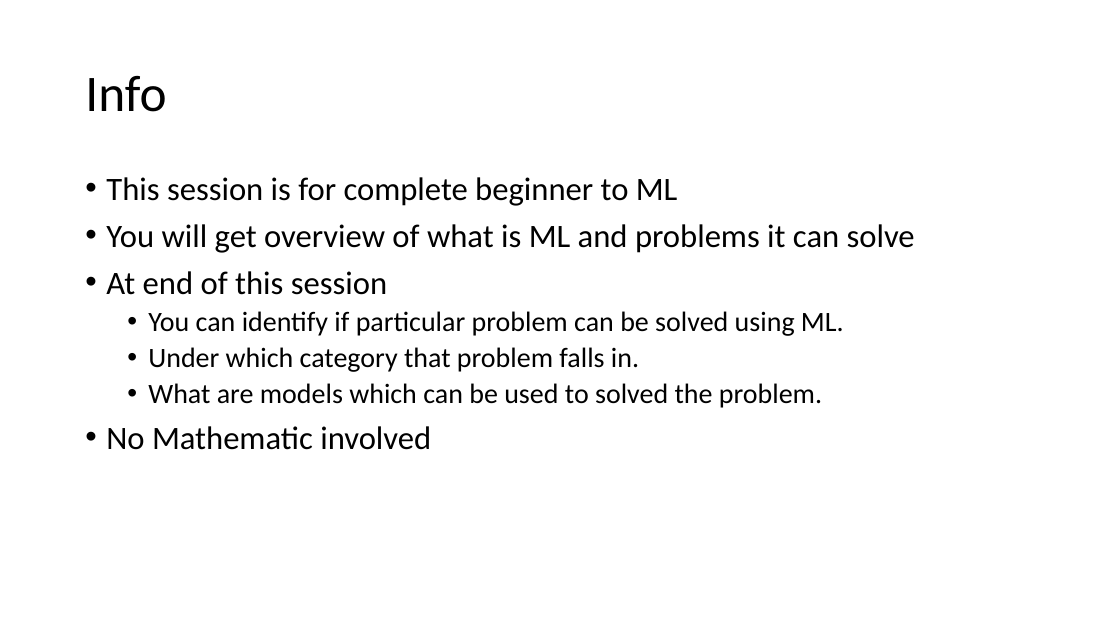
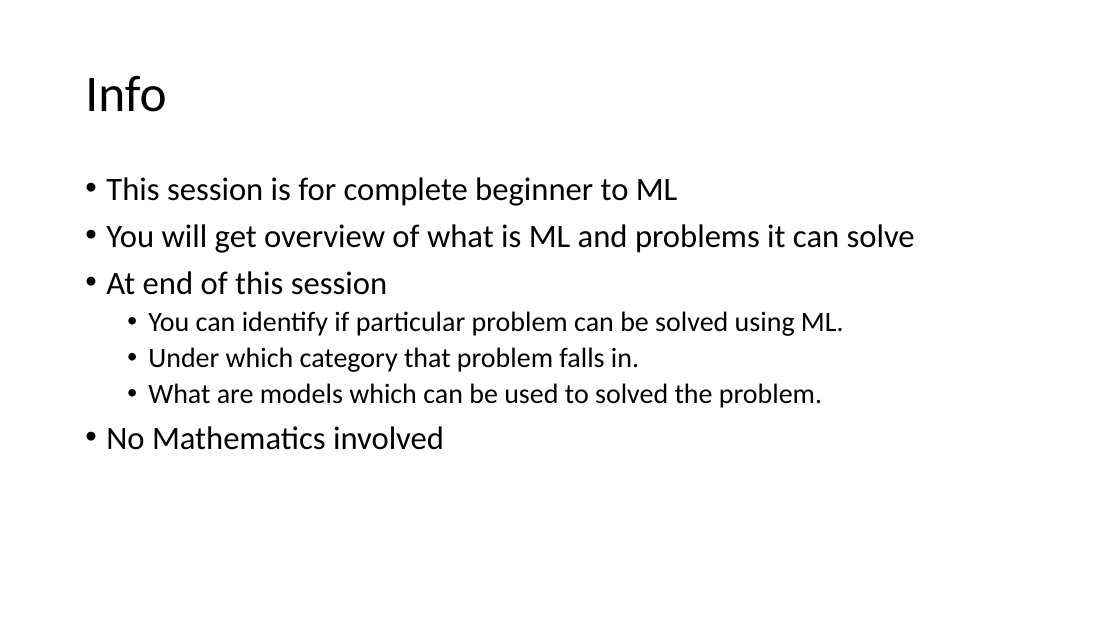
Before and after one commit to mehul-vaidya/ML_Projects, a slide deck: slide 2 of Hands-on Machine Learning.pptx. Drawn at 1120x630 pixels with LibreOffice and Linux fonts; fonts in the diff are those of the drawing. Boxes give left, top, right and bottom in pixels: in the first picture for what was removed or moved away, otherwise in the second. Text is boxed around its words. In the diff, an @@ line names an element or a change of style, - is before the commit and + after.

```diff
--- a/Hands-on Machine Learning.pptx
+++ b/Hands-on Machine Learning.pptx
@@ text at (106,426,444,450): text changed @@
-• No Mathematic involved
+• No Mathematics involved
```
Also in this commit, not shown: 5 other files.
